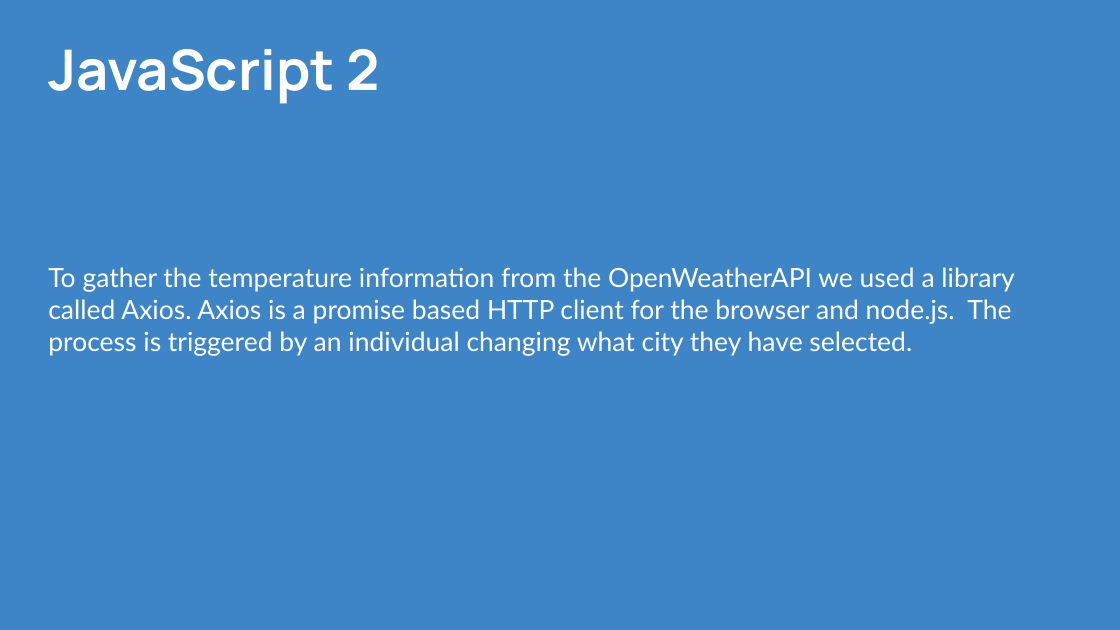
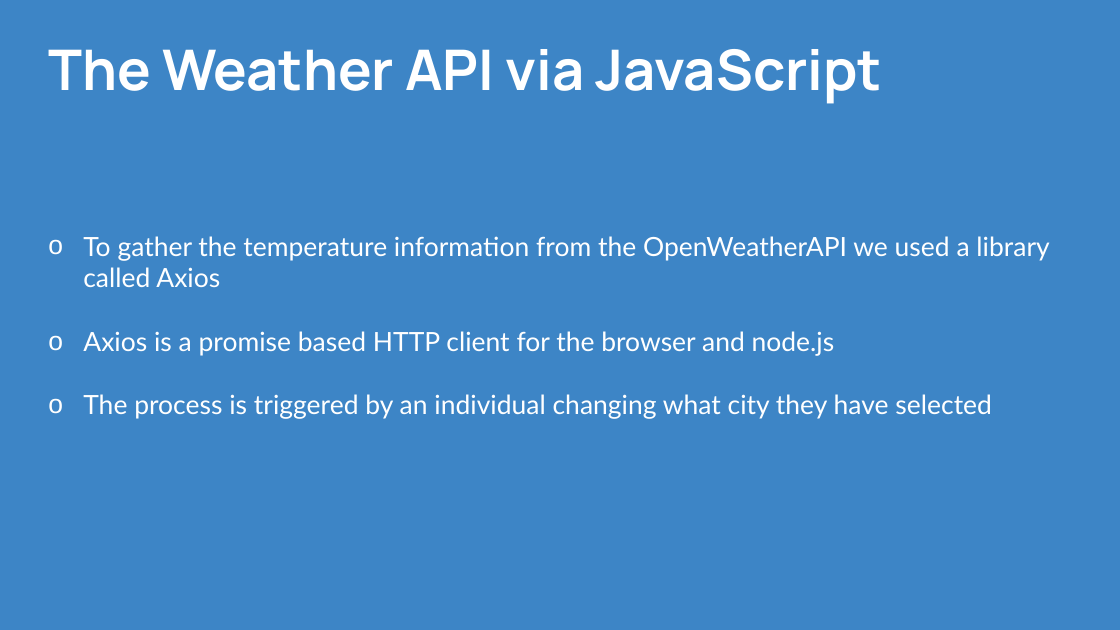
Before and after one commit to CPrince20/Homies, a slide deck: slide 16 of Homies City Collection.pptx (slide 13 before the commit). Drawn at 1120x630 pixels with LibreOffice and Linux fonts; fonts in the diff are those of the drawing. Boxes give left, top, right and bottom in pixels: in the first picture for what was removed or moved away, otherwise in the second. Text is boxed around its words. In the diff, an @@ line names an element or a change of style, - is before the commit and + after.

Commit message:
PPT Update

```diff
--- a/Homies City Collection.pptx
+++ b/Homies City Collection.pptx
@@ title at [48, 49, 882, 104]: text changed @@
-JavaScript 2
+The Weather API via JavaScript
@@ text at [83, 236, 1049, 419]: text changed @@
-To gather the temperature information from the OpenWeatherAPI we used a library called Axios. Axios is a promise based HTTP client for the browser and node.js. The process is triggered by an individual changing what city they have selected.
+o To gather the temperature information from the OpenWeatherAPI we used a library called Axios
+o Axios is a promise based HTTP client for the browser and node.js
+o The process is triggered by an individual changing what city they have selected
```
Also in this commit, not shown: 4 slides added, 4 slides removed, 3 other files.
